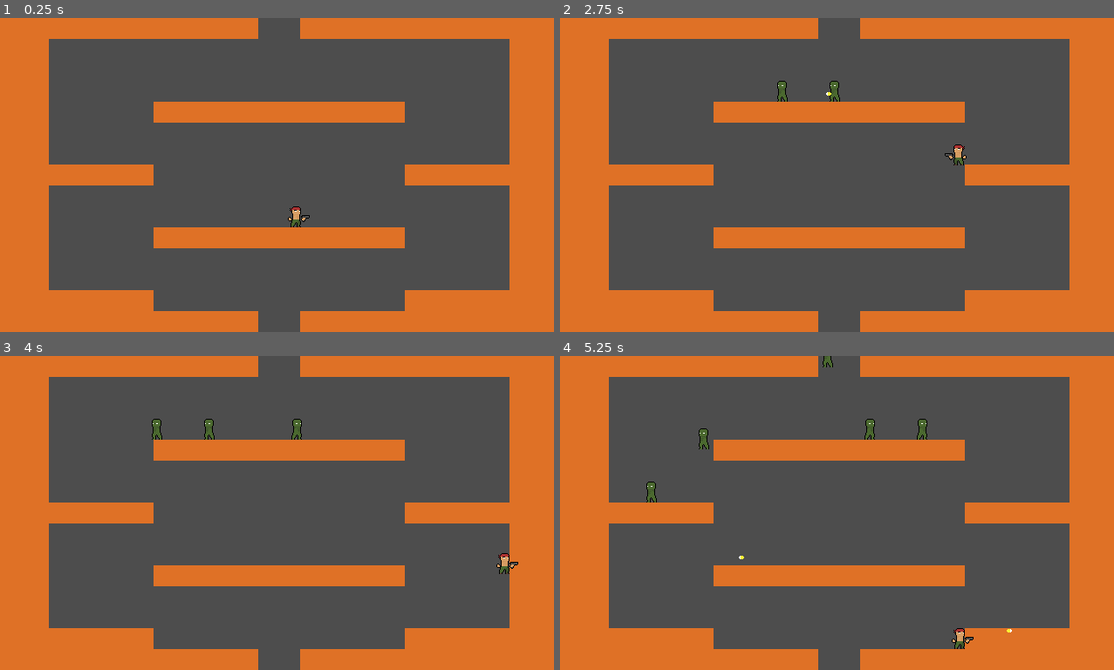
Above: before the commit, frames 1-4 (two rows, left to right).
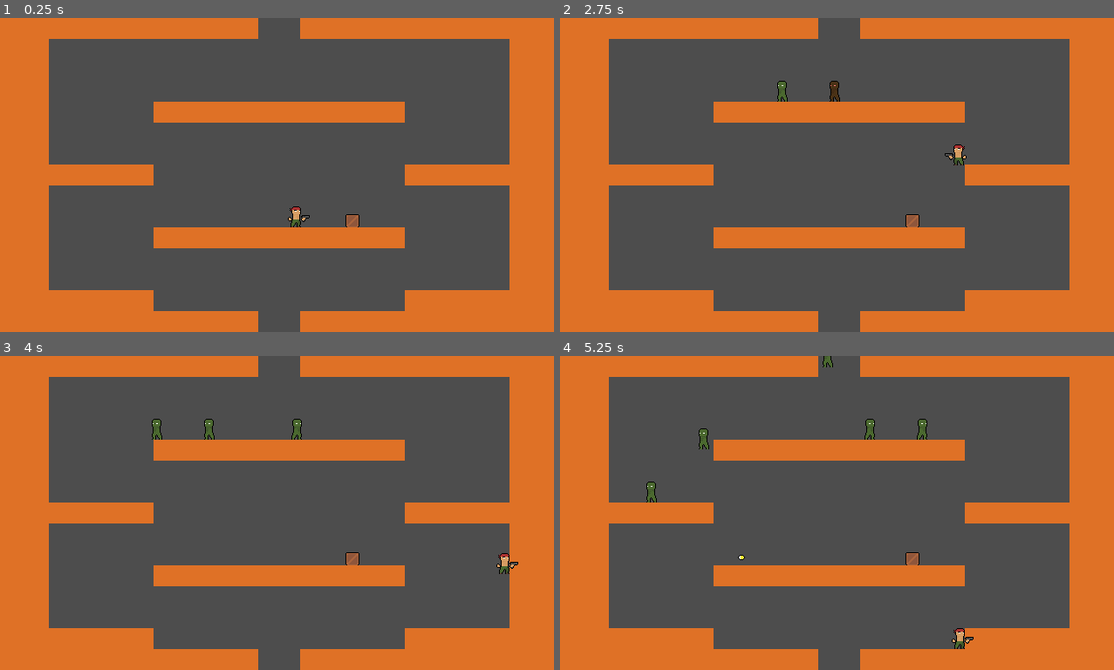
Above: after the commit, the same moments.

Repository: joshuajenner/battle-boxes
Game: Godot game, scene res://levels/level_test/level_test.tscn
The game is run twice, just before and just after one commit, with the same random seed, the same clock (stepped at 60 frames per second) and the same inputs.
Inputs:
- Up to frame 1 (0.25 s): no input
- Up to frame 2 (2.75 s): tap Enter at 0.5 s; hold D (move_right) 0.53-2.03 s; tap J (fire) at 0.6, 1.35, 2.1 s; tap W (move_up) at 0.77, 1.52 s; hold A (move_left) from 2.03 s (still down)
- Up to frame 3 (4 s): release A (move_left) at 2.78 s; hold D (move_right) from 2.78 s (still down); tap J (fire) at 2.85, 3.6 s; tap W (move_up) at 3.02, 3.77 s
- Up to frame 4 (5.25 s): release D (move_right) at 4.28 s; hold A (move_left) 4.28-5.03 s; tap J (fire) at 4.35, 5.1 s; tap W (move_up) at 4.52 s; hold D (move_right) from 5.03 s (still down)

The runs differ from the first frame. In frame 1, 0.1% of the frame differs, in the area x 62-65%, y 62-67%; in frame 2, 0.2%, in the area x 48-65%, y 20-67%; in frame 3, 0.1%; in frame 4, 0.1%.

Commit message:
Enemies can now die

Diff:
--- /dev/null
+++ b/classes/projectile.gd
@@ -0,0 +1,17 @@
+class_name Projectile
+extends Area2D
+
+
+@export var speed: float
+@export var damage: int
+
+var direction_x: int = 1
+
+
+func _physics_process(delta: float) -> void:
+	position.x += direction_x * speed * delta
+
+
+func set_direction_x(x_value: int) -> void:
+	if x_value == 1 or x_value == -1:
+		direction_x = x_value
--- /dev/null
+++ b/components/health_component.gd
@@ -0,0 +1,19 @@
+class_name HealthComponent
+extends Node
+
+
+signal health_depleted
+
+
+@export var max_health: int
+var current_health: int = 0
+
+
+func _ready() -> void:
+	current_health = max_health
+
+
+func take_damage(damage_value: int) -> void:
+	current_health -= damage_value
+	if current_health <= 0:
+		health_depleted.emit()
--- /dev/null
+++ b/components/health_component.tscn
@@ -0,0 +1,6 @@
+[gd_scene format=3 uid="uid://hx6b63ylctdv"]
+
+[ext_resource type="Script" uid="uid://d1tge50qplb8u" path="res://components/health_component.gd" id="1_t2tvt"]
+
+[node name="HealthComponent" type="Node" unique_id=633740388]
+script = ExtResource("1_t2tvt")
--- /dev/null
+++ b/components/hurt_box_component.gd
@@ -0,0 +1,10 @@
+class_name HurtBoxComponent
+extends Area2D
+
+
+signal projectile_entered(damage: int)
+
+
+func _on_area_entered(area: Area2D) -> void:
+	if area is Projectile:
+		projectile_entered.emit(area.damage)
--- /dev/null
+++ b/components/hurt_box_component.tscn
@@ -0,0 +1,6 @@
+[gd_scene format=3 uid="uid://xore34aqydk4"]
+
+[ext_resource type="Script" uid="uid://cgyrx4cstwuk1" path="res://components/hurt_box_component.gd" id="1_hur37"]
+
+[node name="HurtBoxComponent" type="Area2D" unique_id=641791970]
+script = ExtResource("1_hur37")
--- /dev/null
+++ b/crate/crate.tscn
@@ -0,0 +1,16 @@
+[gd_scene format=3 uid="uid://d4dm1gyla7h5a"]
+
+[ext_resource type="Texture2D" uid="uid://dxn056iqv8cul" path="res://crate/crate.png" id="1_xwnab"]
+
+[sub_resource type="RectangleShape2D" id="RectangleShape2D_xkpxs"]
+size = Vector2(16, 16)
+
+[node name="Crate" type="Area2D" unique_id=1952715960]
+collision_layer = 16
+
+[node name="Sprite2D" type="Sprite2D" parent="." unique_id=1698994934]
+position = Vector2(0, -4)
+texture = ExtResource("1_xwnab")
+
+[node name="CollisionShape2D" type="CollisionShape2D" parent="." unique_id=439310627]
+shape = SubResource("RectangleShape2D_xkpxs")
--- a/enemies/zombie.gd
+++ b/enemies/zombie.gd
@@ -2,8 +2,12 @@
 
 
 @onready var body_sprite: Sprite2D = $BodySprite
+@onready var hit_flash_player: AnimationPlayer = $HitFlashPlayer
+
+@export var health_component: HealthComponent
 
 
+var health: int = 10
 var move_speed: float = 60
 var direction: int = 1
 
@@ -26,3 +30,12 @@
 func set_direction(value: int) -> void:
 	direction = value
 	body_sprite.flip_h = value == -1
+
+
+func _on_hurt_box_component_projectile_entered(damage: int) -> void:
+	health_component.take_damage(damage)
+	hit_flash_player.play("flash_red")
+
+
+func _on_health_component_health_depleted() -> void:
+	self.queue_free()
--- a/enemies/zombie.tscn
+++ b/enemies/zombie.tscn
@@ -2,18 +2,79 @@
 
 [ext_resource type="Script" uid="uid://cb3nqjp7fpq06" path="res://enemies/zombie.gd" id="1_uur8n"]
 [ext_resource type="Texture2D" uid="uid://cpyuk5ttwqa06" path="res://enemies/zombie.png" id="2_ujw3w"]
+[ext_resource type="PackedScene" uid="uid://xore34aqydk4" path="res://components/hurt_box_component.tscn" id="3_c8iql"]
+[ext_resource type="PackedScene" uid="uid://hx6b63ylctdv" path="res://components/health_component.tscn" id="4_1p8ux"]
 
 [sub_resource type="CapsuleShape2D" id="CapsuleShape2D_ahg1b"]
 radius = 5.0
 height = 24.0
 
-[node name="Zombie" type="CharacterBody2D" unique_id=807111278]
+[sub_resource type="CapsuleShape2D" id="CapsuleShape2D_c8iql"]
+radius = 5.0
+height = 24.0
+
+[sub_resource type="Animation" id="Animation_ujw3w"]
+length = 0.001
+tracks/0/type = "value"
+tracks/0/imported = false
+tracks/0/enabled = true
+tracks/0/path = NodePath("BodySprite:modulate")
+tracks/0/interp = 1
+tracks/0/loop_wrap = true
+tracks/0/keys = {
+"times": PackedFloat32Array(0),
+"transitions": PackedFloat32Array(1),
+"update": 0,
+"values": [Color(1, 1, 1, 1)]
+}
+
+[sub_resource type="Animation" id="Animation_c8iql"]
+resource_name = "flash_red"
+length = 0.1
+tracks/0/type = "value"
+tracks/0/imported = false
+tracks/0/enabled = true
+tracks/0/path = NodePath("BodySprite:modulate")
+tracks/0/interp = 2
+tracks/0/loop_wrap = true
+tracks/0/keys = {
+"times": PackedFloat32Array(0, 0.1),
+"transitions": PackedFloat32Array(1, 1),
+"update": 0,
+"values": [Color(1, 0.29411766, 0.29411766, 1), Color(1, 1, 1, 1)]
+}
+
+[sub_resource type="AnimationLibrary" id="AnimationLibrary_1p8ux"]
+_data = {
+&"RESET": SubResource("Animation_ujw3w"),
+&"flash_red": SubResource("Animation_c8iql")
+}
+
+[node name="Zombie" type="CharacterBody2D" unique_id=807111278 node_paths=PackedStringArray("health_component")]
 collision_layer = 2
 collision_mask = 5
 script = ExtResource("1_uur8n")
+health_component = NodePath("HealthComponent")
 
 [node name="BodySprite" type="Sprite2D" parent="." unique_id=55146116]
 texture = ExtResource("2_ujw3w")
 
-[node name="CollisionShape2D" type="CollisionShape2D" parent="." unique_id=1134526422]
+[node name="NavBox" type="CollisionShape2D" parent="." unique_id=1134526422]
 shape = SubResource("CapsuleShape2D_ahg1b")
+
+[node name="HurtBoxComponent" parent="." unique_id=641791970 instance=ExtResource("3_c8iql")]
+collision_layer = 2
+collision_mask = 8
+
+[node name="CollisionShape2D" type="CollisionShape2D" parent="HurtBoxComponent" unique_id=374155966]
+shape = SubResource("CapsuleShape2D_c8iql")
+
+[node name="HealthComponent" parent="." unique_id=633740388 instance=ExtResource("4_1p8ux")]
+max_health = 10
+
+[node name="HitFlashPlayer" type="AnimationPlayer" parent="." unique_id=713317947]
+libraries/ = SubResource("AnimationLibrary_1p8ux")
+
+[connection signal="area_entered" from="HurtBoxComponent" to="HurtBoxComponent" method="_on_area_entered"]
+[connection signal="projectile_entered" from="HurtBoxComponent" to="." method="_on_hurt_box_component_projectile_entered"]
+[connection signal="health_depleted" from="HealthComponent" to="." method="_on_health_component_health_depleted"]
--- a/levels/level_test/level_test.tscn
+++ b/levels/level_test/level_test.tscn
@@ -3,6 +3,7 @@
 [ext_resource type="TileSet" uid="uid://cfjy06s4fxai1" path="res://levels/level_test/test_tile_set.tres" id="1_kshei"]
 [ext_resource type="PackedScene" uid="uid://bioro8tgyhahn" path="res://player/player.tscn" id="2_cu8xp"]
 [ext_resource type="PackedScene" uid="uid://b0yg3j2hnuhlp" path="res://levels/spawner.tscn" id="3_0ewvk"]
+[ext_resource type="PackedScene" uid="uid://d4dm1gyla7h5a" path="res://crate/crate.tscn" id="4_lke4h"]
 
 [node name="LevelTest" type="Node2D" unique_id=2033538592]
 
@@ -24,3 +25,6 @@
 
 [node name="Player" parent="." unique_id=241208287 instance=ExtResource("2_cu8xp")]
 position = Vector2(20, 60)
+
+[node name="Crate" parent="." unique_id=1952715960 instance=ExtResource("4_lke4h")]
+position = Vector2(84, 64)
--- a/levels/level_test/test_tile_set.tres
+++ b/levels/level_test/test_tile_set.tres
@@ -16,5 +16,5 @@
 [resource]
 tile_size = Vector2i(24, 24)
 physics_layer_0/collision_layer = 4
-physics_layer_0/collision_mask = 7
+physics_layer_0/collision_mask = 15
 sources/1 = SubResource("TileSetAtlasSource_vn1fu")
--- a/player/PistolBullet.tscn
+++ /dev/null
@@ -1,16 +0,0 @@
-[gd_scene format=3 uid="uid://dpykyiq83n7vr"]
-
-[ext_resource type="Script" uid="uid://dgtnf18hbvw3" path="res://player/pistol_bullet.gd" id="1_4pmmp"]
-[ext_resource type="Texture2D" uid="uid://cl51clcknvaig" path="res://player/bullet.png" id="1_emab3"]
-
-[sub_resource type="RectangleShape2D" id="RectangleShape2D_4pmmp"]
-size = Vector2(8, 6)
-
-[node name="PistolBullet" type="Area2D" unique_id=1120601454]
-script = ExtResource("1_4pmmp")
-
-[node name="HitBox" type="CollisionShape2D" parent="." unique_id=57401414]
-shape = SubResource("RectangleShape2D_4pmmp")
-
-[node name="Sprite" type="Sprite2D" parent="." unique_id=807111673]
-texture = ExtResource("1_emab3")
--- a/player/pistol_bullet.gd
+++ b/player/pistol_bullet.gd
@@ -1,16 +1,18 @@
-extends Area2D
+extends Projectile
 
 
 @onready var sprite: Sprite2D = $Sprite
-
-
-var speed: float = 400
-var direction_x: int = 1
 
 
 func _ready() -> void:
 	sprite.flip_h = direction_x < 0
 
 
-func _physics_process(delta: float) -> void:
-	position.x += direction_x * speed * delta
+func _on_area_entered(area: Area2D) -> void:
+	if area is HurtBoxComponent:
+		self.queue_free()
+
+
+func _on_body_entered(body: Node2D) -> void:
+	if body is TileMapLayer:
+		self.queue_free()
--- /dev/null
+++ b/player/pistol_bullet.tscn
@@ -0,0 +1,23 @@
+[gd_scene format=3 uid="uid://dpykyiq83n7vr"]
+
+[ext_resource type="Script" uid="uid://dgtnf18hbvw3" path="res://player/pistol_bullet.gd" id="1_1h6un"]
+[ext_resource type="Texture2D" uid="uid://cl51clcknvaig" path="res://player/bullet.png" id="2_5g4y4"]
+
+[sub_resource type="RectangleShape2D" id="RectangleShape2D_4pmmp"]
+size = Vector2(8, 6)
+
+[node name="PistolBullet" type="Area2D" unique_id=1120601454]
+collision_layer = 8
+collision_mask = 7
+script = ExtResource("1_1h6un")
+speed = 400.0
+damage = 5
+
+[node name="HitBox" type="CollisionShape2D" parent="." unique_id=57401414]
+shape = SubResource("RectangleShape2D_4pmmp")
+
+[node name="Sprite" type="Sprite2D" parent="." unique_id=807111673]
+texture = ExtResource("2_5g4y4")
+
+[connection signal="area_entered" from="." to="." method="_on_area_entered"]
+[connection signal="body_entered" from="." to="." method="_on_body_entered"]
--- a/project.godot
+++ b/project.godot
@@ -57,6 +57,7 @@
 2d_physics/layer_1="Player"
 2d_physics/layer_2="Enemies"
 2d_physics/layer_3="Environment"
+2d_physics/layer_4="Projectiles"
 
 [physics]
 
Not shown, added: classes/projectile.gd.uid
Not shown, added: components/health_component.gd.uid
Not shown, added: components/hurt_box_component.gd.uid
Binary file added: crate/crate.png
Not shown, added: crate/crate.png.import
Binary file changed: player/bullet.png
